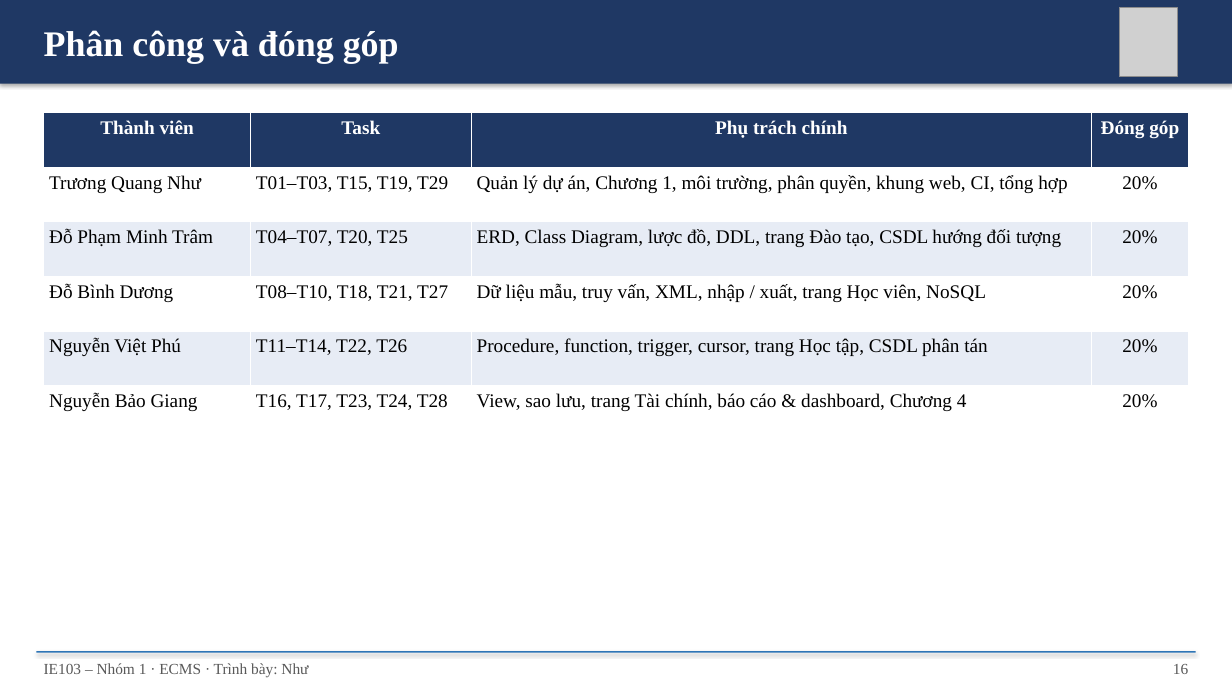
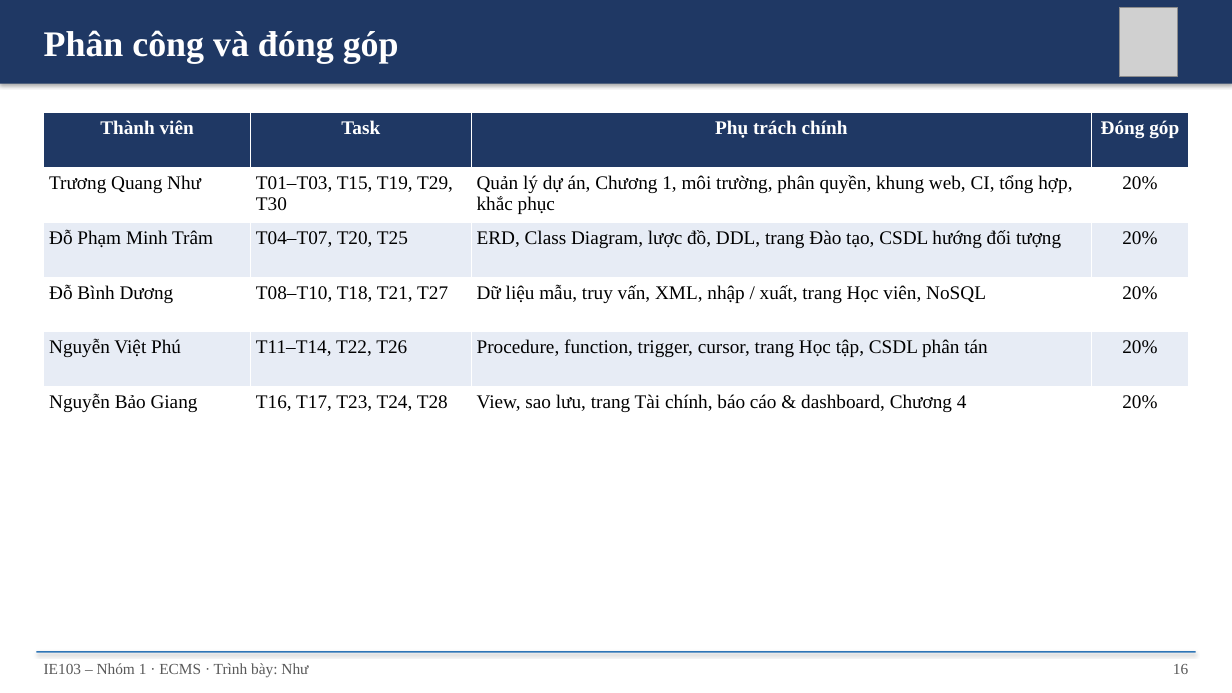
Before and after one commit to nhutruong-uit/ecms, a slide deck: slide 16 of slides/ECMS_Nhom1.pptx. Drawn at 1232x693 pixels with LibreOffice and Linux fonts; fonts in the diff are those of the drawing; grey boxes stand for pictures. Boxes give left, top, right and bottom in pixels: in the first picture for what was removed or moved away, otherwise in the second. Text is boxed around its words. In the diff, an @@ line names an element or a change of style, - is before the commit and + after.

```diff
--- a/slides/ECMS_Nhom1.pptx
+++ b/slides/ECMS_Nhom1.pptx
@@ table at [43, 113, 1189, 440] @@
-row 2, column 2: T01–T03, T15, T19, T29
+row 2, column 2: T01–T03, T15, T19, T29, T30
-row 2, column 3: Quản lý dự án, Chương 1, môi trường, phân quyền, khung web, CI, tổng hợp
+row 2, column 3: Quản lý dự án, Chương 1, môi trường, phân quyền, khung web, CI, tổng hợp, khắc phục
```
Also in this commit, not shown: 12 other slides changed, 4 other files.
